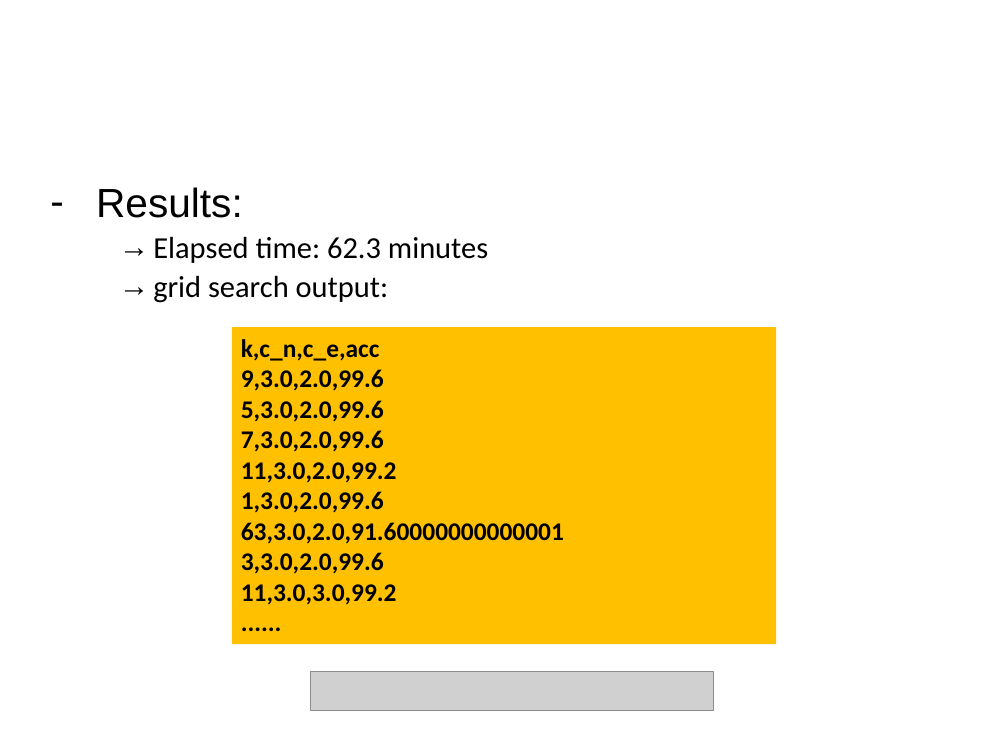
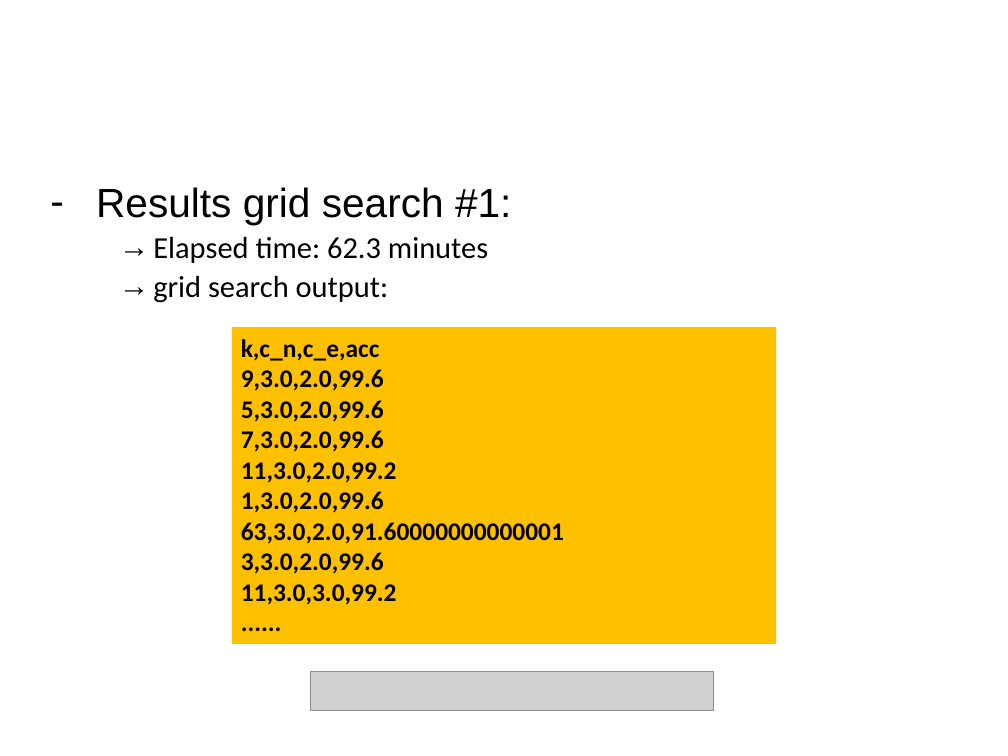
Before and after one commit to lukaszbinden/jmcs-pattern-recognition, a slide deck: slide 8 of Exercise_4/presentation.pptx. Drawn at 1008x756 pixels with LibreOffice and Linux fonts; fonts in the diff are those of the drawing; grey boxes stand for pictures. Boxes give left, top, right and bottom in pixels: in the first picture for what was removed or moved away, otherwise in the second. Text is boxed around its words. In the diff, an @@ line names an element or a change of style, - is before the commit and + after.

Commit message:
add grid search results

```diff
--- a/Exercise_4/presentation.pptx
+++ b/Exercise_4/presentation.pptx
@@ text at (x1=96, y1=187, x2=511, y2=225): text changed @@
-– Results:
+– Results grid search #1:
```
Also in this commit, not shown: 3 other slides changed, 2 slides added.
